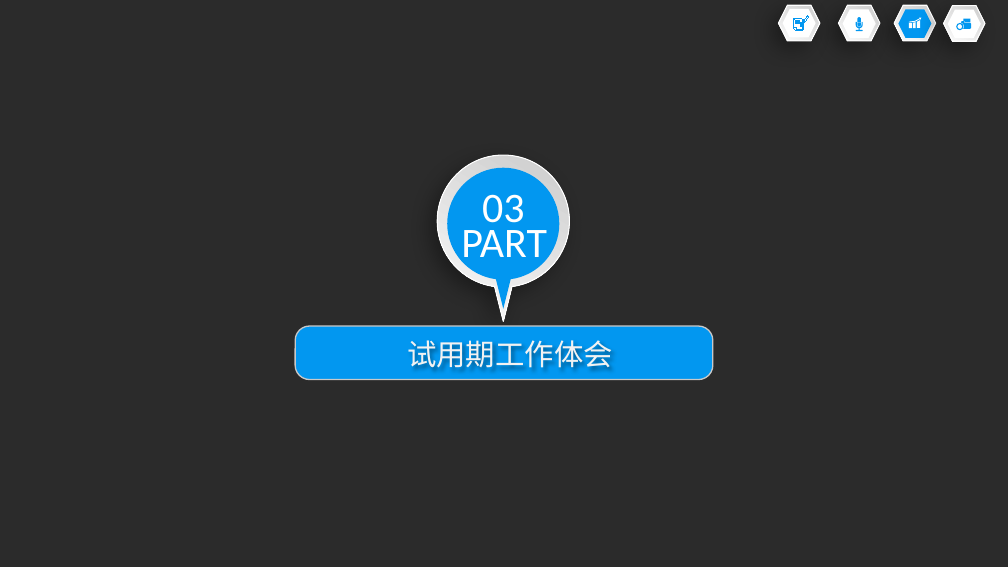
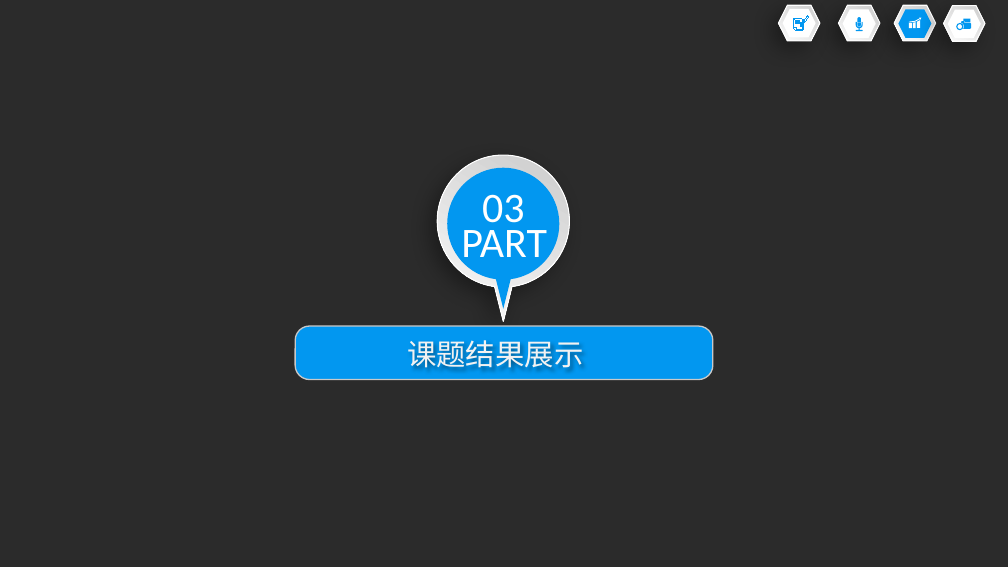
Before and after one commit to wangxm47/train, a slide deck: slide 11 of 员工转正述职报告PPT模板.pptx (slide 14 before the commit). Drawn at 1008x567 pixels with LibreOffice and Linux fonts; fonts in the diff are those of the drawing; background and template pictures are left out; a plain dark background stands for a picture behind light text. Boxes give left, top, right and bottom in pixels: in the first picture for what was removed or moved away, otherwise in the second. Text is boxed around its words. In the diff, an @@ line names an element or a change of style, - is before the commit and + after.

```diff
--- a/员工转正述职报告PPT模板.pptx
+++ b/员工转正述职报告PPT模板.pptx
@@ text at <box>407,340,583,369</box>: text changed @@
-试用期工作体会
+课题结果展示
```
Also in this commit, not shown: 4 other slides changed, 5 slides added, 8 slides removed, 4 other files.
